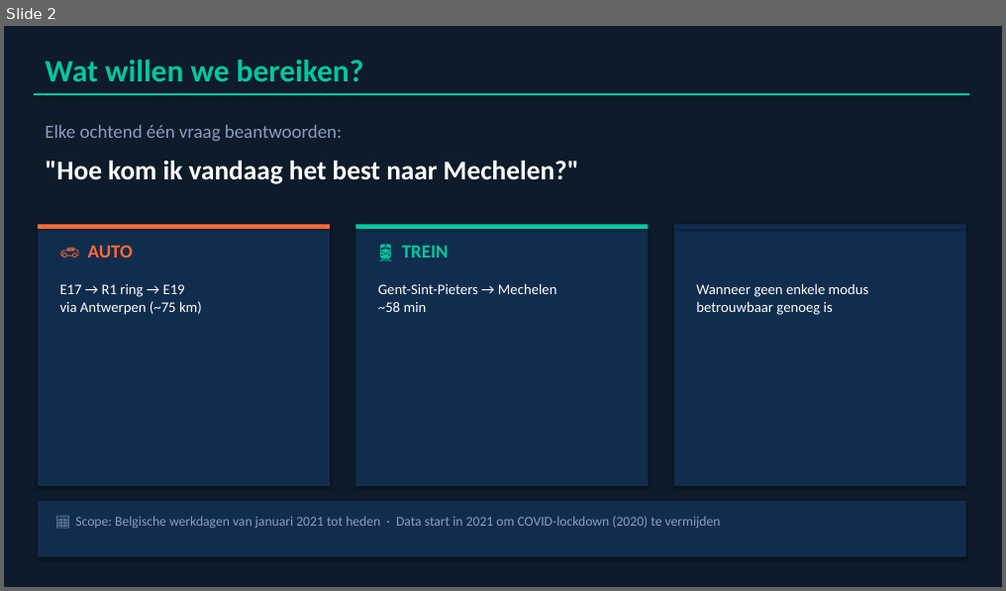
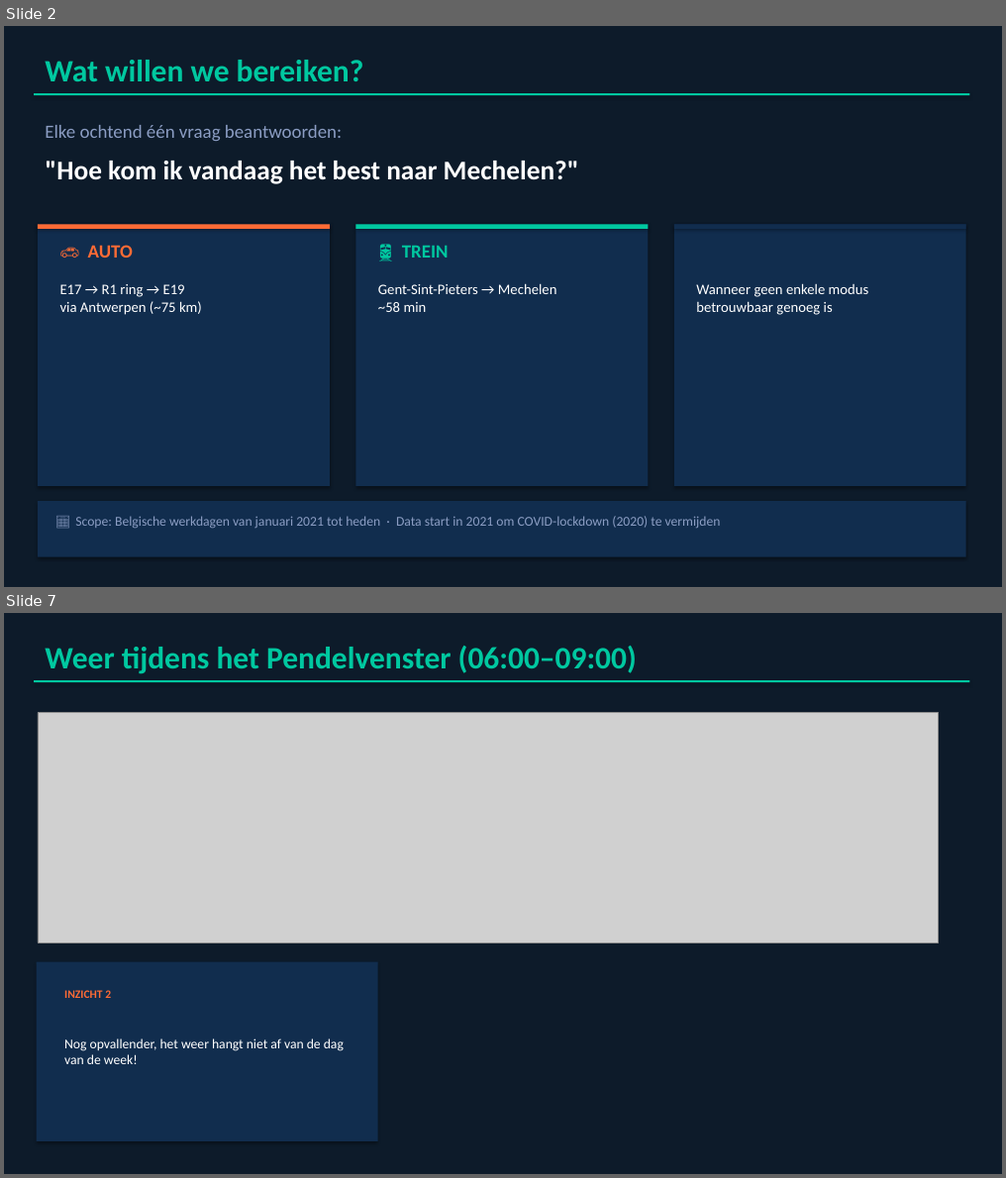
Before and after one commit to MaximeMylle/trafic_forecast_datascience, a slide deck: Gent_Mechelen_Presentatie.pptx. Shown one above the other, each under a label of ours: slide 2 before the commit, slides 2 and 7 after it; the slides between them are not shown. The pictures are 1006x591 and 1006x1178 pixels, drawn with LibreOffice and Linux fonts; fonts in the diff are those of the drawing; grey boxes stand for pictures. Boxes give left, top, right and bottom in pixels: in the first picture for what was removed or moved away, otherwise in the second. Text is boxed around its words. In the diff, an @@ line names an element or a change of style, - is before the commit and + after.

```diff
--- a/Gent_Mechelen_Presentatie.pptx
+++ b/Gent_Mechelen_Presentatie.pptx
@@ slide 7 added at (4,613,1002,1174), background #0D1B2A @@
@@ text added at (45,646,637,674), 30 pt, text #00C8A0, bold @@
+Weer tijdens het Pendelvenster (06:00–09:00)
@@ rectangle added at (34,680,969,682), fill #00C8A0 @@
@@ picture added at (38,713,938,943) @@
@@ rectangle added at (37,961,377,1142), fill #112D4E @@
@@ text added at (64,990,111,998), 11 pt, text #FF6B35, bold @@
+INZICHT 2
@@ text added at (64,1039,344,1064), 13 pt, text #FFFFFF @@
+Nog opvallender, het weer hangt niet af van de dag van de week!
```
Also in this commit, not shown: 11 slides changed, 2 other slides added, 5 slides removed.
